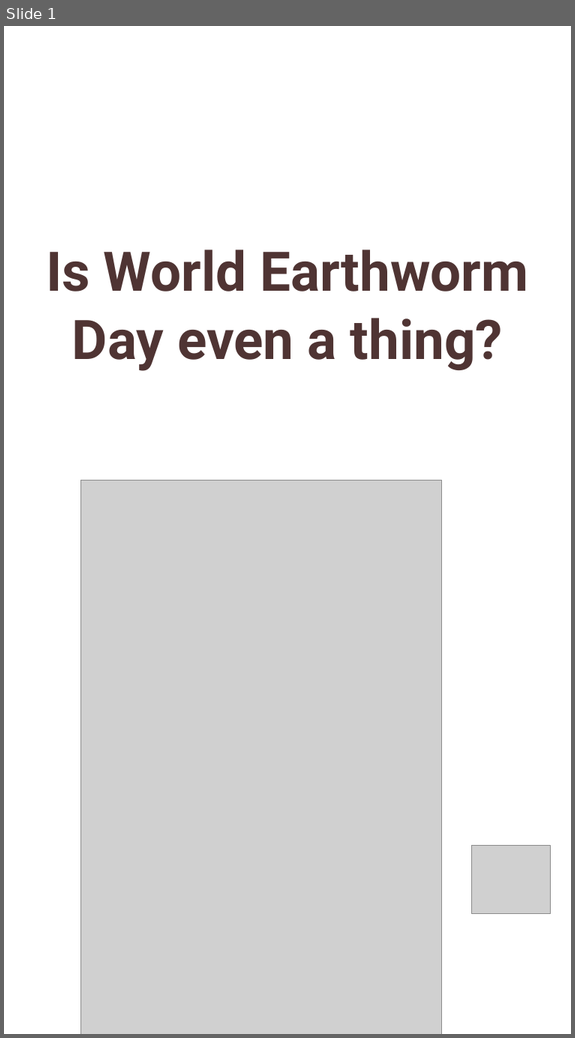
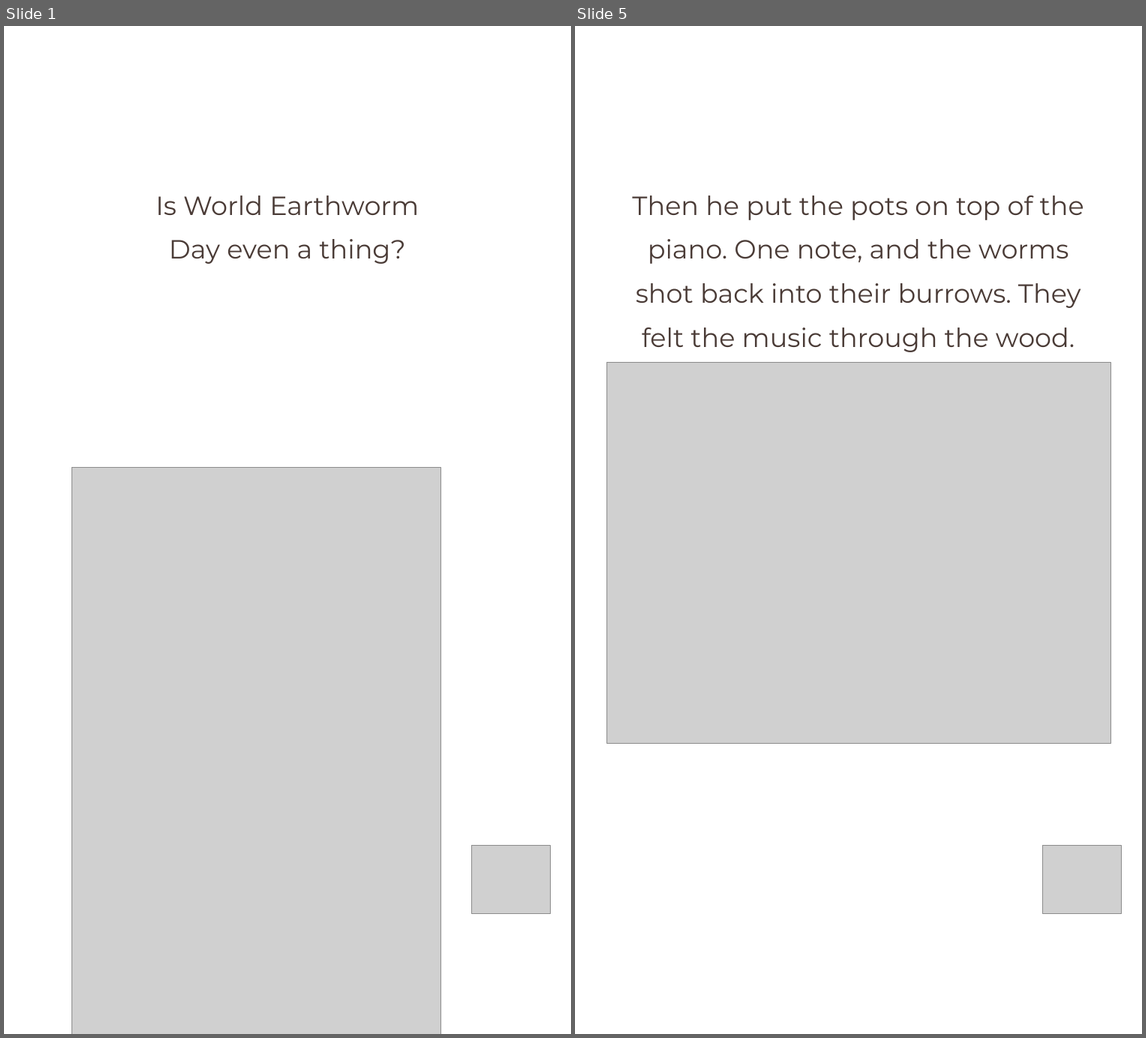
Before and after one commit to linneamoritznyc/final-SFWsite-Linnea, a slide deck: social/earthworm-day-2026-10-21/21-10-2026-wed-ig-story-earthworm.pptx. Shown side by side, each under a label of ours: slide 1 before the commit, slides 1 and 5 after it; the slides between them are not shown. The pictures are 575x1038 and 1146x1038 pixels, drawn with LibreOffice and Linux fonts; fonts in the diff are those of the drawing; grey boxes stand for pictures. Boxes give left, top, right and bottom in pixels: in the first picture for what was removed or moved away, otherwise in the second. Text is boxed around its words. In the diff, an @@ line names an element or a change of style, - is before the commit and + after.

```diff
--- a/social/earthworm-day-2026-10-21/21-10-2026-wed-ig-story-earthworm.pptx
+++ b/social/earthworm-day-2026-10-21/21-10-2026-wed-ig-story-earthworm.pptx
@@ slide 5 added at [575,26,1142,1034], background #FFFFFF @@
@@ text added at [632,196,1084,352], 37.5 pt, text #4A3B36 @@
+Then he put the pots on top of the
+piano. One note, and the worms
+shot back into their burrows. They
+felt the music through the wood.
@@ picture added at [607,362,1111,743] @@
@@ picture added at [1042,845,1121,913] @@
@@ slide 1 changed as well @@
@@ text "Is World Earthworm": place and size @@
-text "Is World Earthworm" at [46,250,529,371]
+text "Is World Earthworm" at [156,196,419,264]
@@ text "Is World Earthworm" at [156,196,419,264]: size 78 to 37.5 pt, font Roboto to Montserrat, text colour #4F3433 to #4A3B36, bold off; line spacing 1.04 to 1.4 @@
@@ picture: place and size @@
-picture at [81,480,441,1034]
+picture at [72,467,440,1034]
```
Also in this commit, not shown: 3 other slides changed, 4 other slides added, 1 slide removed, 21 other files.
